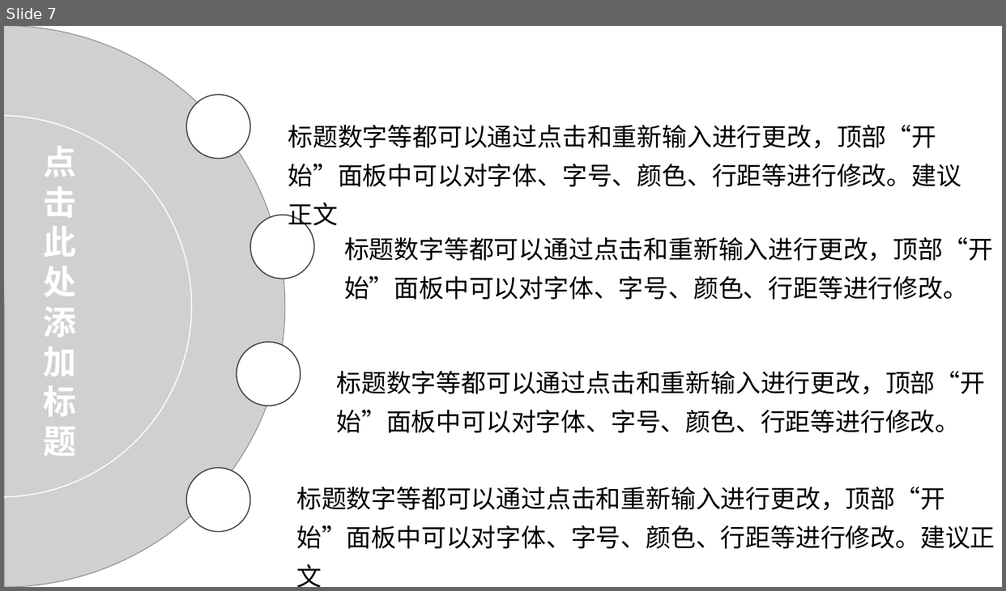
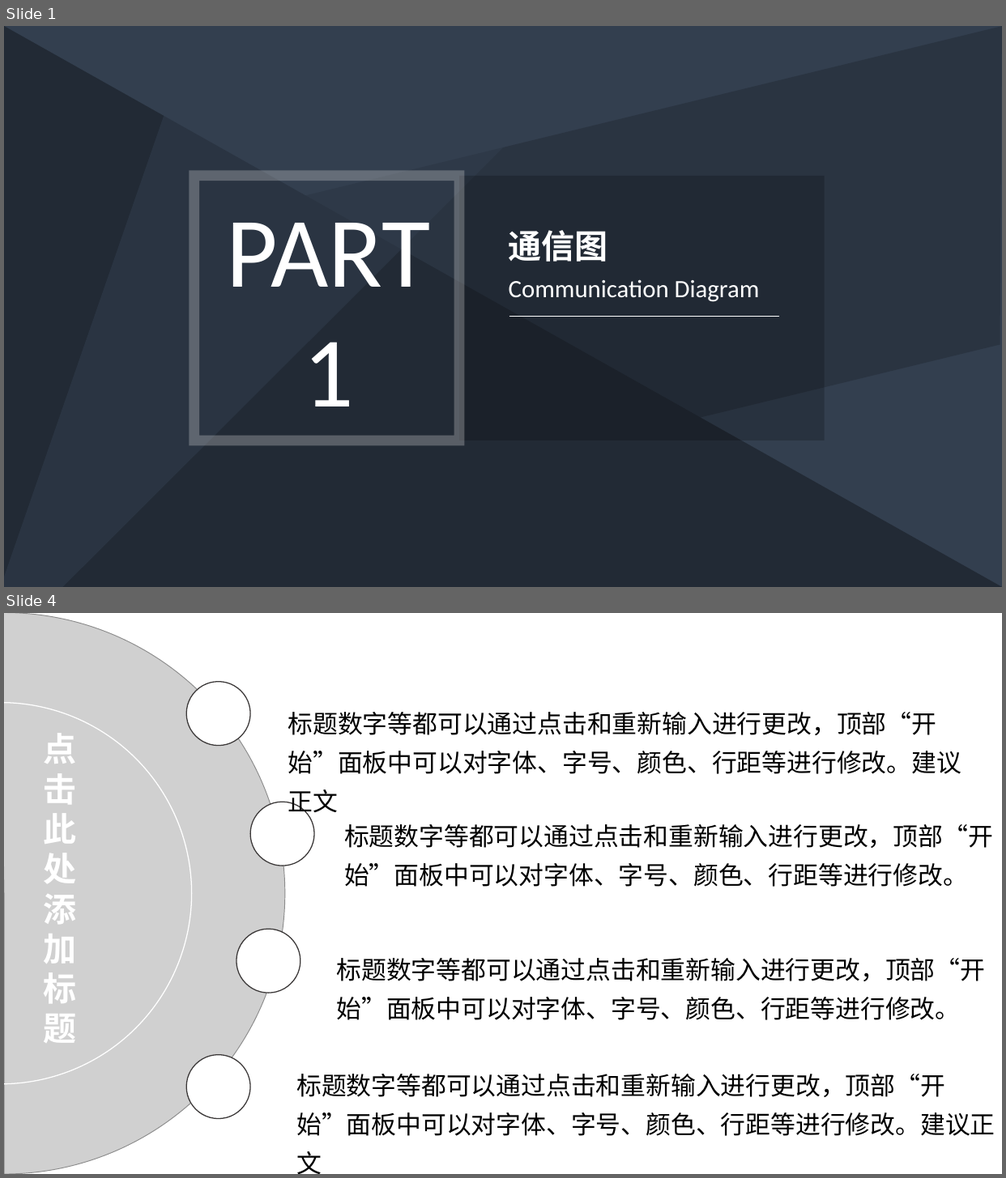
Before and after one commit to PRD2018-G03/PRD2018-G03-SoftwareEngineeringProject, a slide deck: 非受控文档/2_叶柏成/PPT/深蓝低调稳重商务PPT模板.pptx. Shown one above the other, each under a label of ours: slide 7 before the commit, slides 1 and 4 after it; the slides between them are not shown. The pictures are 1006x591 and 1006x1178 pixels, drawn with LibreOffice and Linux fonts; fonts in the diff are those of the drawing; grey boxes stand for pictures. Boxes give left, top, right and bottom in pixels: in the first picture for what was removed or moved away, otherwise in the second. Text is boxed around its words. In the diff, an @@ line names an element or a change of style, - is before the commit and + after.

```diff
--- a/非受控文档/2_叶柏成/PPT/深蓝低调稳重商务PPT模板.pptx
+++ b/非受控文档/2_叶柏成/PPT/深蓝低调稳重商务PPT模板.pptx
@@ slide 1 added at bbox=[4, 26, 1002, 587], background #333F50 @@
@@ triangle added at bbox=[4, 26, 1002, 587], fill #222A35 @@
@@ parallelogram added at bbox=[4, 26, 1002, 587], fill #222A35 at 50% opacity @@
@@ triangle added at bbox=[4, 26, 622, 587], fill #333F50 at 50% opacity @@
@@ rectangle added at bbox=[194, 176, 459, 441], outline #D9D9D9 10 pt @@
@@ rectangle added at bbox=[459, 176, 825, 441], fill #000000 at 20% opacity @@
@@ text added at bbox=[227, 223, 430, 407], 96 pt, text #FFFFFF @@
+PART
+1
@@ text added at bbox=[509, 230, 608, 262], 32 pt, text #FFFFFF, bold @@
+通信图
@@ text added at bbox=[509, 280, 760, 302], 24 pt, text #FFFFFF @@
+Communication Diagram
@@ line added from (509, 316) to (780, 316), #FFFFFF 0.5 pt @@
@@ what was slide 7 is now slide 4 @@
```
Also in this commit, not shown: 5 other slides added, 3 slides removed.
